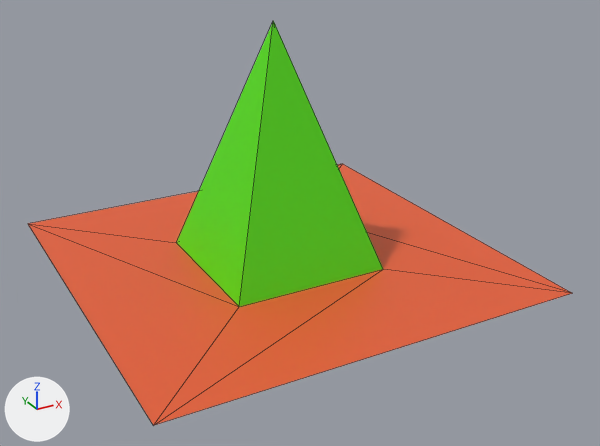
Renders of the glTF model public/Modells/räriteten.glb from each side of a commit.
One viewpoint serves both versions: a camera (50 mm lens) standing at (-1.7, -3.33, 1.81) and looking at (0.03, -0.19, 0.24). Every picture has the same lights, and +X, +Y and +Z are marked at lower left. The older version comes first. Mesh edges are drawn as thin lines. Vertices at exactly the same position are counted once.
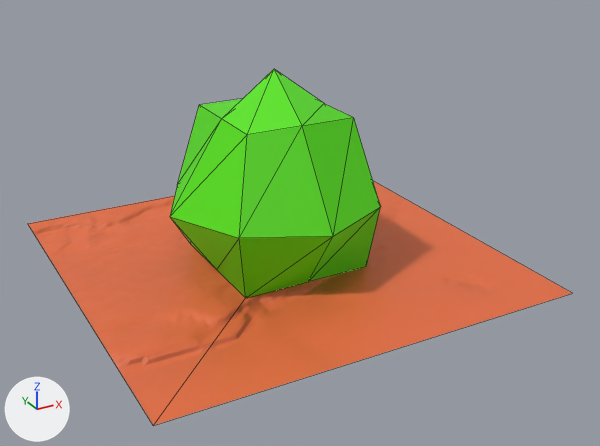
Boxes (x1, y1, x2, y2) around the edits, measured in the pictures (600 x 446 px):
'Plane', reshaped (40% shorter): before (28, 21, 572, 425); after (28, 181, 572, 425)
'high', added (green): after (170, 69, 381, 298)

Edits to the bpy script that builds the scene:
```text
Add img_rockone:
    img_rockone = load_image('RockOne', '_unpacked/RockOne', 512, 512, 'Non-Color')
Add mat_material_001:
    mat_material_001 = bpy.data.materials.new('Material.001')
    # colours: orange #e76d40
    # uses the picture img_rockone
Change me_plane_002:
    used by ob_plane; location = (0.0, 0.0, 0.0)
    remove me_plane_002.from_pydata(...)  # 9 vertices, 12 faces; spans x -1.0..1.0, y -1.0..1.0, z 0.0..1.16
    remove me_plane_002.materials.append(mat_material_005)  # orange #e75f35
    remove me_plane_002.materials.append(mat_material_006)  # green #57e700
    add me_plane_002.from_pydata(...)  # 4 vertices, 2 faces; spans x -1.0..1.0, y -1.0..1.0, z 0.0
    me_plane_002 part 1
    5 vertices are removed from x -0.38..0.38, y -0.38..0.38, z 0.0..1.16
    12 faces are deleted
    2 new faces join them
    add me_plane_002.materials.append(mat_material_001)
Add me_plane_003:
    me_plane_003.from_pydata(...)  # 25 vertices, 40 faces; spans x -0.541..0.541, y -0.541..0.541, z 0.0..0.939
    me_plane_003.materials.append(mat_material_006)  # green #57e700
Add ob_high:
    ob_high = bpy.data.objects.new('high', me_plane_003)
    ob_high.location = (0.0, 0.0, 0.0)
```
